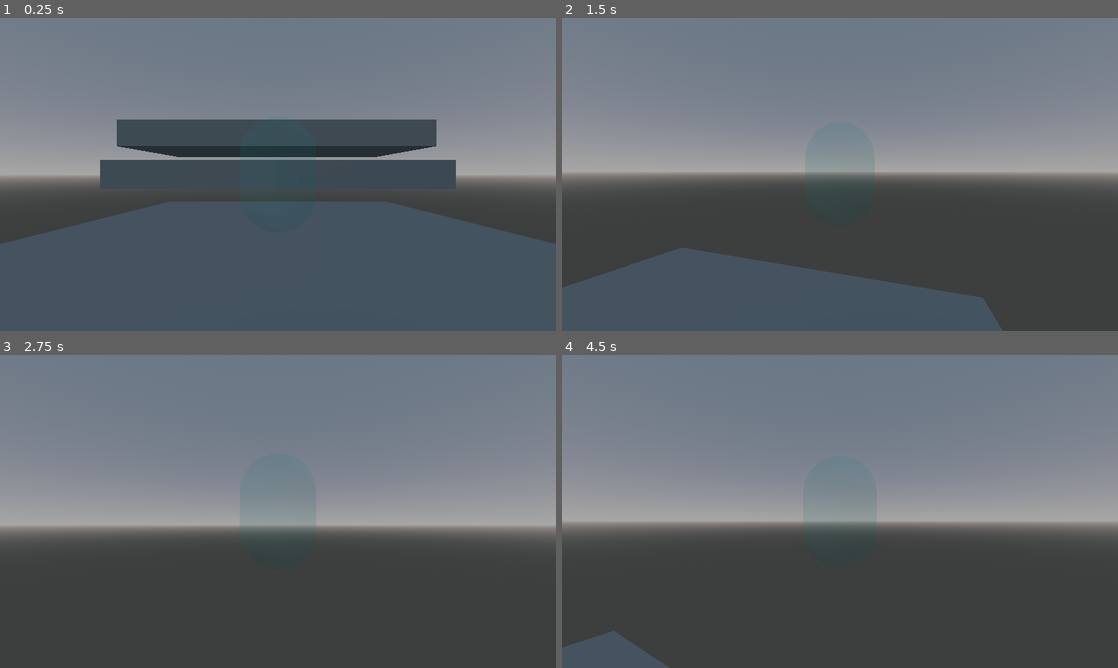
Above: before the commit, frames 1-4 (two rows, left to right).
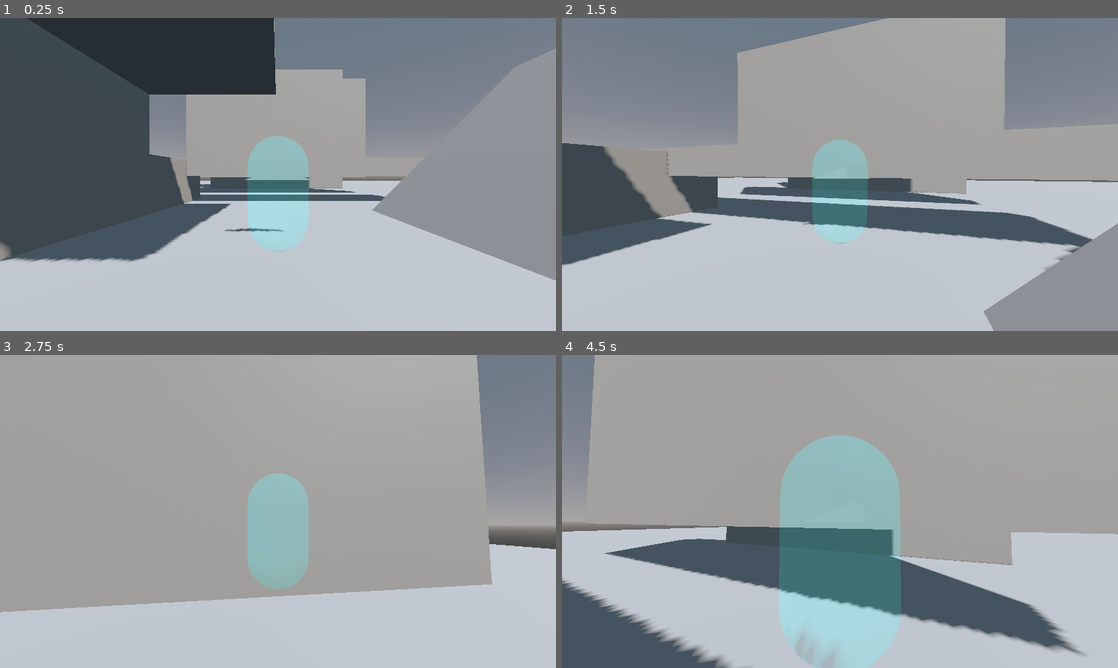
Above: after the commit, the same moments.

Repository: imawormeater/sorakaiquest
Game: Godot game, scene res://scenes/app.tscn
Same seed, same stepped clock (60 frames per second), same inputs: the game is played once before the commit and once after it.
Inputs (mouse positions are in pixels of both pictures, inside the frame that each line leads up to):
- Up to frame 1 (0.25 s): no input
- Up to frame 2 (1.5 s): move the mouse to (867, 174) at 0.52 s; hold Space (movement_jump) 0.53-1.28 s; hold W (movement_up) from 0.53 s (still down); move the mouse to (812, 174) at 1.27 s; tap Mouse wheel down (mw_down) at 1.35 s
- Up to frame 3 (2.75 s): keep holding W (movement_up); tap Space (movement_jump) at 1.52, 1.55, 1.82 s; move the mouse to (289, 505) at 2.02 s; hold Space (movement_jump) from 2.03 s (still down); tap Mouse wheel up (mw_up) at 2.1 s
- Up to frame 4 (4.5 s): keep holding W (movement_up); move the mouse to (834, 517) at 2.77 s; release Space (movement_jump) at 2.78 s; tap Space (movement_jump) at 2.85, 3.02, 3.32 s; move the mouse to (878, 514) at 3.52 s; hold Space (movement_jump) 3.53-4.28 s; tap Mouse wheel down (mw_down) at 3.6 s; move the mouse to (795, 508) at 4.27 s; tap Mouse wheel up (mw_up) at 4.35 s

The runs differ from the first frame. In frame 1, 72% of the frame differs, in the area x 0-100%, y 0-100%; in frame 2, 66%; in frame 3, 82%; in frame 4, 85%.

Commit message:
walljumping and more basic playershit
oh yeah also the level too ig

Diff:
--- /dev/null
+++ b/assets/shadow.tres
@@ -0,0 +1,11 @@
+[gd_resource type="GradientTexture2D" load_steps=2 format=3 uid="uid://bfpjbnpkrq2eb"]
+
+[sub_resource type="Gradient" id="Gradient_o8o3p"]
+offsets = PackedFloat32Array(0.478873, 1)
+colors = PackedColorArray(0, 0, 0, 0.873239, 0, 0, 0, 0)
+
+[resource]
+gradient = SubResource("Gradient_o8o3p")
+fill = 1
+fill_from = Vector2(0.5, 0.5)
+fill_to = Vector2(0.88835, 0.174757)
--- a/project.godot
+++ b/project.godot
@@ -11,6 +11,7 @@
 [application]
 
 config/name="sorakai quest"
+config/version="1.0"
 config/tags=PackedStringArray("yay")
 run/main_scene="res://scenes/app.tscn"
 config/features=PackedStringArray("4.2", "Mobile")
@@ -63,7 +64,10 @@
 ]
 }
 
+[physics]
+
+3d/default_gravity=16.0
+
 [rendering]
 
 textures/canvas_textures/default_texture_filter=0
-renderer/rendering_method="mobile"
--- a/scenes/MainGameState.tscn
+++ b/scenes/MainGameState.tscn
@@ -1,47 +1,56 @@
-[gd_scene load_steps=5 format=3 uid="uid://dmdi4mdm7qr5o"]
+[gd_scene load_steps=4 format=3 uid="uid://dmdi4mdm7qr5o"]
 
+[ext_resource type="PackedScene" uid="uid://cmxve7621cy05" path="res://scenes/basicassplatform.tscn" id="1_moayy"]
 [ext_resource type="Environment" uid="uid://jyc65e1ajlll" path="res://assets/test_env.tres" id="1_ywea7"]
 [ext_resource type="PackedScene" uid="uid://dw40p48fqbsl2" path="res://scenes/player_sorakai.tscn" id="2_ntxhb"]
-
-[sub_resource type="BoxMesh" id="BoxMesh_5y5s6"]
-
-[sub_resource type="BoxShape3D" id="BoxShape3D_io3k6"]
-size = Vector3(4, 1, 4)
 
 [node name="MainGameState" type="Node3D"]
 transform = Transform3D(1.00064, 0, 0, 0, 1.00064, 0, 0, 0, 1.00064, 0, 0, 0)
 
-[node name="StaticBody3D" type="StaticBody3D" parent="."]
-transform = Transform3D(1.5, 0, 0, 0, 0.5, 0, 0, 0, 1.3, 0, 0, 0)
+[node name="DirectionalLight3D" type="DirectionalLight3D" parent="."]
+transform = Transform3D(0.749631, -0.517217, 0.411413, 0, 0.622117, 0.782108, -0.660889, -0.586668, 0.466656, 0, 15.9898, 0)
+light_color = Color(1, 1, 0.976471, 1)
+shadow_enabled = true
+shadow_blur = 1.605
 
-[node name="MeshInstance3D" type="MeshInstance3D" parent="StaticBody3D"]
-transform = Transform3D(4, 0, 0, 0, 1, 0, 0, 0, 4.2, 0, 0, 0.615715)
-mesh = SubResource("BoxMesh_5y5s6")
+[node name="Node3D" parent="." instance=ExtResource("1_moayy")]
+transform = Transform3D(52.1218, 0, 0, 0, 1, 0, 0, 0, 56.8821, 0.411, -1.25, 0.819)
 
-[node name="CollisionShape3D" type="CollisionShape3D" parent="StaticBody3D"]
-shape = SubResource("BoxShape3D_io3k6")
+[node name="Node3D9" parent="." instance=ExtResource("1_moayy")]
+transform = Transform3D(9.555, 0, 0, 0, 1.5, 0, 0, 0, 11.115, -8, 0, 0.819)
 
-[node name="StaticBody3D2" type="StaticBody3D" parent="."]
-transform = Transform3D(1.5, 0, 0, 0, 0.5, 0, 0, 0, 0.13, 0, 1, 0)
+[node name="Node3D10" parent="." instance=ExtResource("1_moayy")]
+transform = Transform3D(2.87783, 0, 0, 0, 1.50593, 0, 0, 0, 4.46357, -4.6629, 1.5, 0.819)
 
-[node name="MeshInstance3D" type="MeshInstance3D" parent="StaticBody3D2"]
-transform = Transform3D(4, 0, 0, 0, 0.999999, 0, 0, 0, 4.2, 0, 0, 0)
-mesh = SubResource("BoxMesh_5y5s6")
+[node name="Node3D11" parent="." instance=ExtResource("1_moayy")]
+transform = Transform3D(6.04345, 0, 0, 0, 0.150593, 0, 0, 0, 4.46357, -3.07534, 2.32043, 0.819)
 
-[node name="CollisionShape3D" type="CollisionShape3D" parent="StaticBody3D2"]
-shape = SubResource("BoxShape3D_io3k6")
+[node name="Node3D2" parent="." instance=ExtResource("1_moayy")]
+transform = Transform3D(9.555, 0, 0, 0, 0.649752, 0, 0, 0, 2.09589, 0.410692, 0.511683, -4.48496)
 
-[node name="StaticBody3D3" type="StaticBody3D" parent="."]
-transform = Transform3D(1.5, 0, 0, 0, 0.499999, 0, 0, 0, 0.5655, -0.0276466, 1.77961, -1.31188)
+[node name="Node3D3" parent="." instance=ExtResource("1_moayy")]
+transform = Transform3D(9.555, 0, 0, 0, 5.26299, 0, 0, 0, 0.907954, -0.112415, 2.74244, -7.64214)
 
-[node name="MeshInstance3D" type="MeshInstance3D" parent="StaticBody3D3"]
-transform = Transform3D(4, 0, 0, 0, 1, 0, 0, 0, 4.2, 0, 0, 0)
-mesh = SubResource("BoxMesh_5y5s6")
+[node name="Node3D12" parent="." instance=ExtResource("1_moayy")]
+transform = Transform3D(9.555, 0, 0, 0, 10.2466, 0, 0, 0, 0.907955, -0.113365, 2.69087, -11.4974)
 
-[node name="CollisionShape3D" type="CollisionShape3D" parent="StaticBody3D3"]
-shape = SubResource("BoxShape3D_io3k6")
+[node name="Node3D4" parent="." instance=ExtResource("1_moayy")]
+transform = Transform3D(1.94431, 5.14889, 0, -1.94431, 5.14889, 0, 0, 0, 5.62932, 4.97785, -0.319414, 0.852464)
+
+[node name="Node3D5" parent="." instance=ExtResource("1_moayy")]
+transform = Transform3D(3.0576, 0, 0, 0, 5.26299, 0, 0, 0, 5.62932, 8.10768, 0.590814, 0.860819)
+
+[node name="Node3D6" parent="." instance=ExtResource("1_moayy")]
+transform = Transform3D(3.0576, 0, 0, 0, 5.26299, 0, 0, 0, 5.62932, 11.6733, 1.1366, 0.90365)
+
+[node name="Node3D7" parent="." instance=ExtResource("1_moayy")]
+transform = Transform3D(3.0576, 0, 0, 0, 5.26299, 0, 0, 0, 5.62932, 14.9638, 2.26099, 0.90365)
+
+[node name="Node3D8" parent="." instance=ExtResource("1_moayy")]
+transform = Transform3D(3.0576, 0, 0, 0, 5.26299, 0, 0, 0, 5.62932, 18.2378, 4.90663, 0.90365)
+
+[node name="Sorakai" parent="." instance=ExtResource("2_ntxhb")]
+transform = Transform3D(1, 0, 0, 0, 1, 0, 0, 0, 1, 0, 0, 0.999)
 
 [node name="WorldEnvironment" type="WorldEnvironment" parent="."]
 environment = ExtResource("1_ywea7")
-
-[node name="Sorakai" parent="." instance=ExtResource("2_ntxhb")]
--- a/scenes/app.gd
+++ b/scenes/app.gd
@@ -14,10 +14,12 @@
 	add_child(newstate)
 
 	currentState = newstate
+	GameManager.CurrentState = currentState
 	print("Changed game state: ",currentState.name)
 
 func _ready() -> void:
 	changeState(firstState)
+	GameManager.App = self
 
 func _process(_delta: float) -> void:
 	pass
--- /dev/null
+++ b/scenes/basicassplatform.tscn
@@ -0,0 +1,15 @@
+[gd_scene load_steps=3 format=3 uid="uid://cmxve7621cy05"]
+
+[sub_resource type="BoxShape3D" id="BoxShape3D_7l7bp"]
+
+[sub_resource type="BoxMesh" id="BoxMesh_aphmx"]
+
+[node name="Platform" type="Node3D"]
+
+[node name="StaticBody3D" type="StaticBody3D" parent="."]
+
+[node name="CollisionShape3D" type="CollisionShape3D" parent="StaticBody3D"]
+shape = SubResource("BoxShape3D_7l7bp")
+
+[node name="MeshInstance3D" type="MeshInstance3D" parent="StaticBody3D"]
+mesh = SubResource("BoxMesh_aphmx")
--- a/scenes/player_sorakai.tscn
+++ b/scenes/player_sorakai.tscn
@@ -1,9 +1,10 @@
-[gd_scene load_steps=6 format=3 uid="uid://dw40p48fqbsl2"]
+[gd_scene load_steps=7 format=3 uid="uid://dw40p48fqbsl2"]
 
 [ext_resource type="Script" path="res://scripts/player_sorakai.gd" id="1_6cmhp"]
-[ext_resource type="Environment" uid="uid://jyc65e1ajlll" path="res://assets/test_env.tres" id="2_slabj"]
+[ext_resource type="Texture2D" uid="uid://8ggihh27mlrr" path="res://assets/blob_shadow.png" id="2_yl6e5"]
 
 [sub_resource type="CapsuleShape3D" id="CapsuleShape3D_62ypt"]
+radius = 0.4
 height = 1.5
 
 [sub_resource type="StandardMaterial3D" id="StandardMaterial3D_cwdjj"]
@@ -16,10 +17,14 @@
 
 [sub_resource type="CapsuleMesh" id="CapsuleMesh_1b6ui"]
 material = SubResource("StandardMaterial3D_cwdjj")
+radius = 0.4
 height = 1.5
 
+[sub_resource type="PrismMesh" id="PrismMesh_s7bxo"]
+
 [node name="Sorakai" type="CharacterBody3D" node_paths=PackedStringArray("camera")]
-transform = Transform3D(1, 0, 0, 0, 1, 0, 0, 0, 1, 0, 0.999365, 0.999365)
+transform = Transform3D(1, 0, 0, 0, 1, 0, 0, 0, 1, 0, 1, 0)
+floor_constant_speed = true
 script = ExtResource("1_6cmhp")
 camera = NodePath("Pivot/Arm/Camera")
 
@@ -29,13 +34,12 @@
 [node name="Pivot" type="Node3D" parent="."]
 
 [node name="Arm" type="SpringArm3D" parent="Pivot"]
-transform = Transform3D(1, 0, 0, 0, 1, 0, 0, 0, 1, 0, 0, -1.19209e-07)
+transform = Transform3D(1, 0, 0, 0, 1, 0, 0, 0, 1, 0, 0.245521, -1.19209e-07)
 spring_length = 5.0
 margin = 0.3
 
 [node name="Camera" type="Camera3D" parent="Pivot/Arm"]
 transform = Transform3D(1, 0, 0, 0, 1, 0, 0, 0, 1, 0, 0, 5)
-environment = ExtResource("2_slabj")
 current = true
 
 [node name="Visual" type="Node3D" parent="."]
@@ -43,3 +47,32 @@
 [node name="Debug" type="MeshInstance3D" parent="Visual"]
 mesh = SubResource("CapsuleMesh_1b6ui")
 skeleton = NodePath("../..")
+
+[node name="MeshInstance3D" type="MeshInstance3D" parent="Visual"]
+transform = Transform3D(1, 0, 0, 0, 0.189228, 0, 0, 0, 0.0934916, 0.000155091, 0.260705, -0.438789)
+mesh = SubResource("PrismMesh_s7bxo")
+
+[node name="faceCast" type="RayCast3D" parent="Visual"]
+transform = Transform3D(1.464, 0, 0, 0, -4.37114e-08, -1.464, 0, 1, -6.39935e-08, 0, 0, 0)
+target_position = Vector3(0, -0.5, 0)
+
+[node name="Shadow" type="Decal" parent="Visual"]
+transform = Transform3D(1, 6.81509e-14, -3.82132e-15, -6.81509e-14, 1, 3.67332e-08, 3.82132e-15, -3.67332e-08, 1, -1.69476e-12, -25.8677, 9.1347e-07)
+size = Vector3(1.2, 50.8785, 1.2)
+texture_albedo = ExtResource("2_yl6e5")
+modulate = Color(1, 1, 1, 0.709804)
+upper_fade = 0.102454
+lower_fade = 0.0416088
+
+[node name="hangCasts" type="Node3D" parent="Visual"]
+transform = Transform3D(1, 0, 0, 0, 1, 0, 0, 0, 1, 0, -0.145504, 0)
+
+[node name="TopCast" type="RayCast3D" parent="Visual/hangCasts"]
+transform = Transform3D(1.464, 0, 0, 0, 1, 0, 0, 3.55271e-15, 1.464, 0, 1, -0.5)
+target_position = Vector3(0, -0.5, 0)
+hit_from_inside = true
+
+[node name="FrontCast" type="RayCast3D" parent="Visual/hangCasts"]
+transform = Transform3D(1.464, 0, 0, 0, -4.37114e-08, -1.464, 0, 1, -6.39935e-08, 0, 0.5, 0)
+target_position = Vector3(0, -0.5, 0)
+hit_from_inside = true
--- a/scripts/game_manager.gd
+++ b/scripts/game_manager.gd
@@ -1,3 +1,6 @@
 extends Node
 
 var test_var := true
+
+var App:Node
+var CurrentState:Node
--- a/scripts/player_sorakai.gd
+++ b/scripts/player_sorakai.gd
@@ -2,26 +2,60 @@
 
 @export var camera:Camera3D
 
-const SPEED := 5.0
-const JUMP_VELOCITY := 4.5
-var _ACCEL:float = 1
+var SPEED := 5.0
+var _ACCEL:float = 25.0
+var _DEACCEL:float = 30.0
+
+var JUMPHEIGHT := 2.5
+var JUMPPEAKTIME := 0.5
+var JUMPDESCENTTIME := 0.35
+
+var jump_velo:float
+var jump_grav:float
+var fall_grav:float
 
 var cameraDistance := 2.7
-var scrollSpeed := 0.4
+const scrollSpeed := 0.4
 var mouseSens := 0.005
 var visual_y_direction := 0.0
 
 var camera_deg := Vector2(0,0)
 
+var jumping := false
+
+var DEACEL_mult := 1.0
+#timers
+var jumpbufferInit := 0.2
+var jumpbuffer := -1.0
+var coyotejumpInit := 0.2
+var coyotejump := -1.0
+var exitwallclimbinit := 0.5
+var exitwallclimb := -1.0
+
+enum States {Free, Wall}
+var state:= States.Free
+
 @onready var springarm := $Pivot/Arm
 @onready var pivot := $Pivot
 @onready var visual := $Visual
+@onready var facecast := $Visual/faceCast
 
 # Get the gravity from the project settings to be synced with RigidBody nodes.
-var gravity: float = ProjectSettings.get_setting("physics/3d/default_gravity")
+var gravity: float = 16
+
+func setCorrectJumpVariables():
+	jump_velo = ((2.0 * JUMPHEIGHT) / JUMPPEAKTIME)
+	jump_grav = ((-2.0 * JUMPHEIGHT) / (JUMPPEAKTIME * JUMPPEAKTIME))
+	fall_grav= ((-2.0 * JUMPHEIGHT) / (JUMPDESCENTTIME* JUMPDESCENTTIME))
+
+	print(jump_velo)
+	print(jump_grav)
+	print(fall_grav)
+
 
 func _ready() -> void:
 	Input.mouse_mode = Input.MOUSE_MODE_CAPTURED
+	setCorrectJumpVariables()
 
 func _process(delta: float) -> void:
 	var _lerp_speed:float = 1-pow(0.000000000005,delta)
@@ -43,37 +77,92 @@
 			Input.mouse_mode = Input.MOUSE_MODE_VISIBLE
 		else:
 			Input.mouse_mode = Input.MOUSE_MODE_CAPTURED
-	if global_position.y < -30:
+	if global_position.y < -10:
 		global_position = Vector3(0,2.778,-2.248)
 	pivot.rotation.x = lerp(pivot.rotation.x,camera_deg[1],pow(_lerp_speed,0.2))
 	pivot.rotation.y = lerp(pivot.rotation.y,camera_deg[0],pow(_lerp_speed,0.2))
 
 
+func do_timers(delta:float) -> void:
+	if jumpbuffer > 0:
+		jumpbuffer -= delta
+	if coyotejump > 0:
+		coyotejump -= delta
+	if exitwallclimb > 0:
+		exitwallclimb -= delta
+
+func getGravity(_pressingJump:bool) -> float:
+	return jump_grav if velocity.y > 0.0 and _pressingJump else fall_grav
+
+func jump() -> void:
+	velocity.y = jump_velo
+	exitwallclimb = 0.05
+	jumpbuffer = -1
+	jumping = true
+
 func _physics_process(delta: float) -> void:
-	# Add the gravity.
+	do_timers(delta)
 	var _lerp_speed:float = 1-pow(0.000000000005,delta)
-	velocity.y -= gravity * delta
 
-	if Input.is_action_pressed("movement_jump") and is_on_floor():
-		velocity.y = JUMP_VELOCITY
+	if state == States.Free:
+		var onFloor := is_on_floor()
 
-	var input_dir = Input.get_vector("movement_left", "movement_right", "movement_up", "movement_down")
+		var pressedJump = Input.is_action_just_pressed("movement_jump")
+		var pressingJump = Input.is_action_pressed("movement_jump")
 
-	var _pivot_rotation = pivot.rotation.x
-	pivot.rotation.x = 0
-	var direction:Vector3 = (pivot.basis * Vector3(input_dir.x, 0, input_dir.y)).normalized()
-	pivot.rotation.x = _pivot_rotation
+		velocity.y += getGravity(pressingJump) * delta
 
-	if direction:
-		visual_y_direction = atan2(-direction.x, -direction.z)
-		visual.rotation.y = lerp_angle(visual.rotation.y,visual_y_direction,_lerp_speed/2)
-		velocity.x = move_toward(velocity.x,direction.x * SPEED,_ACCEL)
-		velocity.z = move_toward(velocity.z,direction.z * SPEED,_ACCEL)
-	else:
-		velocity.x = move_toward(velocity.x, 0, _ACCEL)
-		velocity.z = move_toward(velocity.z, 0, _ACCEL)
+		if pressedJump:
+			jumpbuffer = jumpbufferInit
+			if coyotejump > 0:
+				jump()
+		if onFloor:
+			DEACEL_mult = 1.0
+			if jumpbuffer > 0:
+				jump()
 
-	move_and_slide()
+		var input_dir := Input.get_vector("movement_left", "movement_right", "movement_up", "movement_down")
+
+		var _pivot_rotation = pivot.rotation.x
+		pivot.rotation.x = 0
+		var direction:Vector3 = (pivot.basis * Vector3(input_dir.x, 0, input_dir.y)).normalized()
+		pivot.rotation.x = _pivot_rotation
+
+		var _tempVelocity := Vector2(velocity.x,velocity.z)
+		if direction:
+			visual.rotation.y = lerp_angle(visual.rotation.y,atan2(-direction.x, -direction.z),_lerp_speed/2 * (DEACEL_mult)**2)
+			_tempVelocity = _tempVelocity.move_toward(Vector2(direction.x,direction.z) * SPEED,_ACCEL * delta * DEACEL_mult)
+		else:
+			_tempVelocity = _tempVelocity.move_toward(Vector2.ZERO,_DEACCEL * delta * DEACEL_mult)
+		velocity.x = _tempVelocity.x
+		velocity.z = _tempVelocity.y
+
+		velocity.y = clampf(velocity.y,fall_grav*JUMPDESCENTTIME*1.1,9999)
+		move_and_slide()
+		if onFloor != is_on_floor() and velocity.y < 0:#was on floor but now not
+			coyotejump = coyotejumpInit
+		if facecast.is_colliding() and velocity.y != 0 and exitwallclimb < 0:
+			state = States.Wall
+
+
+	if state == States.Wall:
+		var facecastnormal = facecast.get_collision_normal()
+		visual.look_at(global_position - facecastnormal)
+		velocity.y += jump_grav * 0.5 * delta
+		velocity.y = clampf(velocity.y,jump_grav * 0.2,9999)
+		var pressedJump = Input.is_action_just_pressed("movement_jump")
+		move_and_slide()
+		if pressedJump:
+			visual.look_at(global_position + facecastnormal)
+			state = States.Free
+			DEACEL_mult = 0.5
+			jump()
+			velocity.x = facecastnormal.x * 7
+			velocity.z = facecastnormal.z * 7
+			return
+		if not facecast.is_colliding() or is_on_floor():
+			exitwallclimb = exitwallclimbinit
+			state = States.Free
 
 func _input(event):
 	if event is InputEventMouseMotion:
Binary file added: assets/blob_shadow.png
Not shown, added: assets/blob_shadow.png.import
